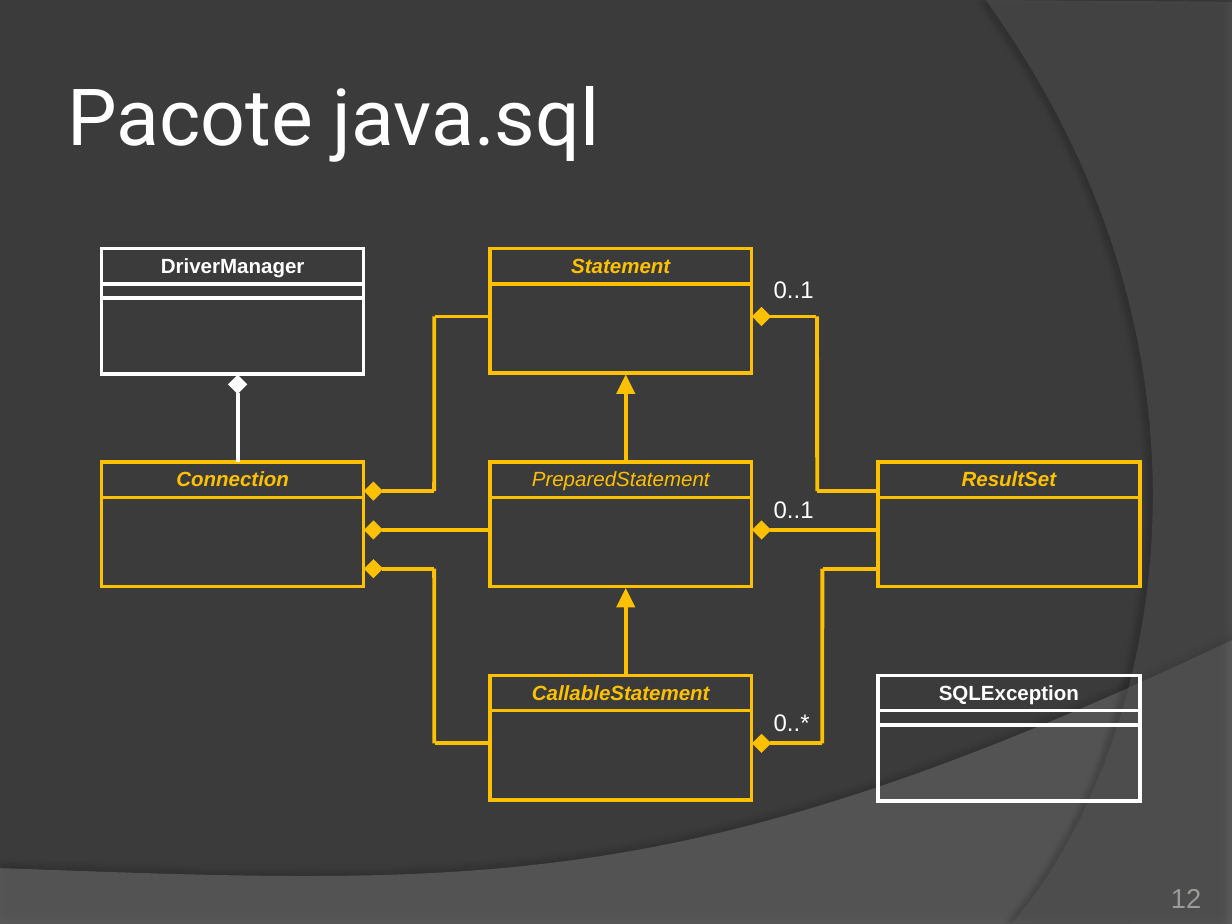
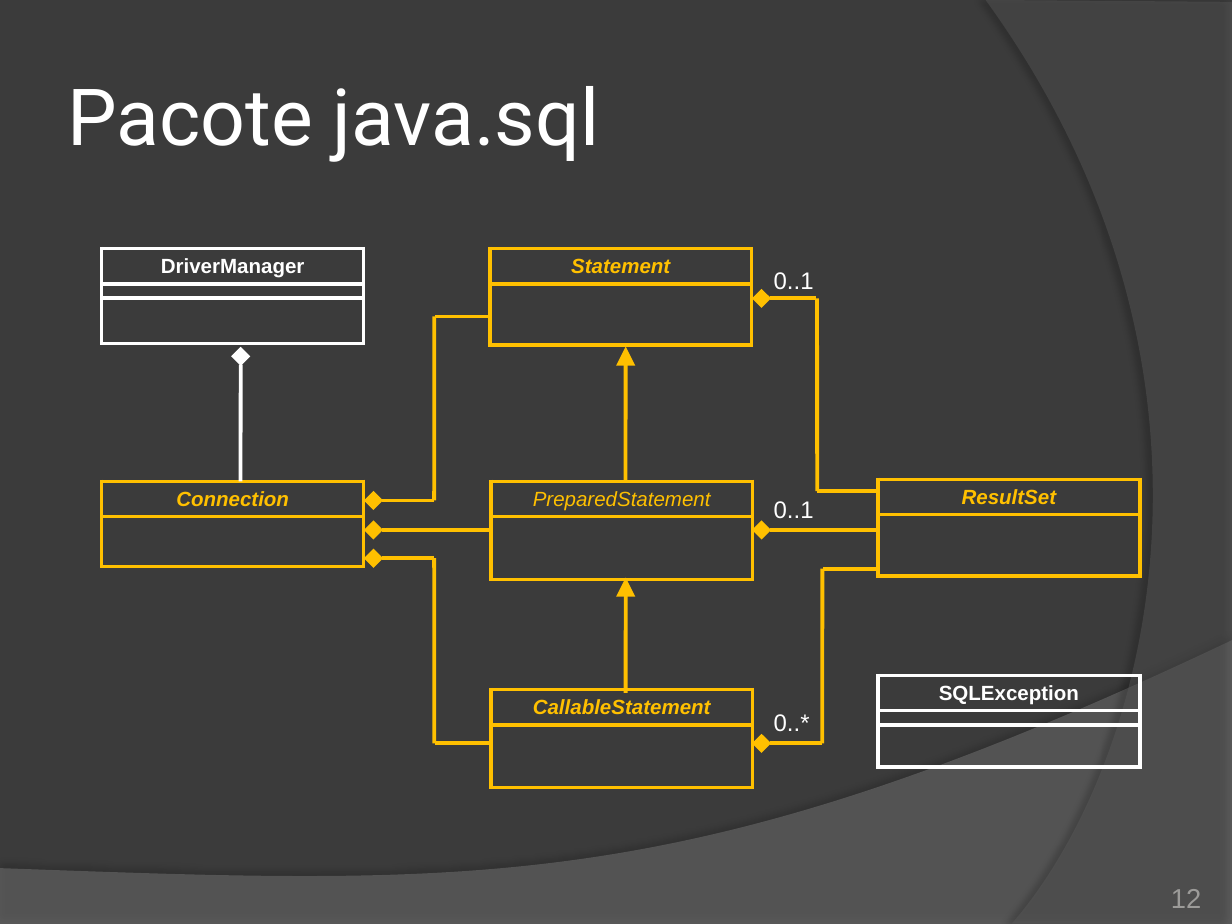
Before and after one commit to duchesqui/slzvieira-training, a slide deck: slide 12 of 2-Java-Programmer-Modulo-II/19.Capitulo11.pptx. Drawn at 1232x924 pixels with LibreOffice and Linux fonts; fonts in the diff are those of the drawing. Boxes give left, top, right and bottom in pixels: in the first picture for what was removed or moved away, otherwise in the second. Text is boxed around its words. In the diff, an @@ line names an element or a change of style, - is before the commit and + after.

```diff
--- a/2-Java-Programmer-Modulo-II/19.Capitulo11.pptx
+++ b/2-Java-Programmer-Modulo-II/19.Capitulo11.pptx
@@ table: place and size @@
-table at [102, 249, 365, 377]
+table at [102, 249, 365, 346]
@@ table: place and size @@
-table at [490, 249, 753, 375]
+table at [490, 249, 753, 346]
@@ text "0..1": place and size @@
-text "0..1" at [774, 281, 814, 298]
+text "0..1" at [774, 272, 814, 289]
@@ arrow moved from (761, 317) - (817, 317) to (761, 298) - (817, 298) @@
@@ line moved from (817, 317) - (817, 492) to (817, 298) - (817, 492) @@
@@ line moved from (435, 317) - (434, 492) to (435, 317) - (434, 500) @@
@@ arrow moved from (238, 462) - (238, 384) to (240, 482) - (240, 356) @@
@@ arrow moved from (626, 462) - (626, 375) to (626, 482) - (626, 346) @@
@@ table: place and size @@
-table at [878, 462, 1141, 588]
+table at [878, 479, 1141, 578]
@@ table: place and size @@
-table at [102, 462, 365, 588]
+table at [102, 482, 365, 568]
@@ arrow moved from (435, 492) - (373, 492) to (435, 500) - (373, 500) @@
@@ table: place and size @@
-table at [490, 462, 753, 588]
+table at [490, 482, 753, 582]
@@ arrow moved from (435, 569) - (373, 569) to (435, 558) - (373, 558) @@
@@ line moved from (435, 743) - (434, 569) to (435, 743) - (434, 558) @@
@@ arrow moved from (626, 675) - (626, 588) to (626, 694) - (626, 578) @@
@@ table: place and size @@
-table at [878, 675, 1141, 804]
+table at [878, 675, 1141, 770]
@@ table: place and size @@
-table at [490, 675, 753, 801]
+table at [490, 690, 753, 790]
```
Also in this commit, not shown: 3 other slides changed.
